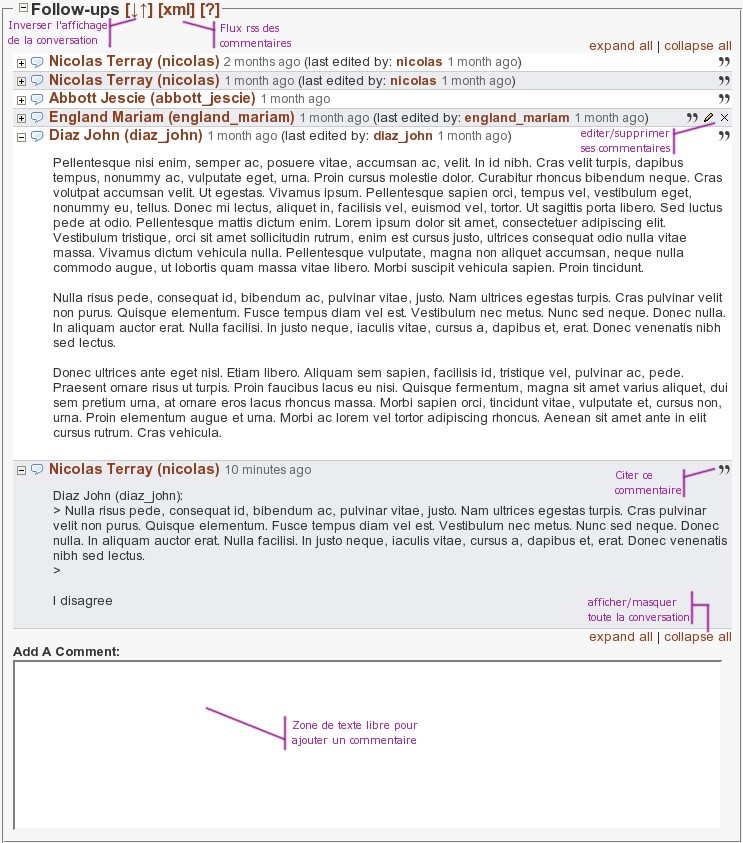
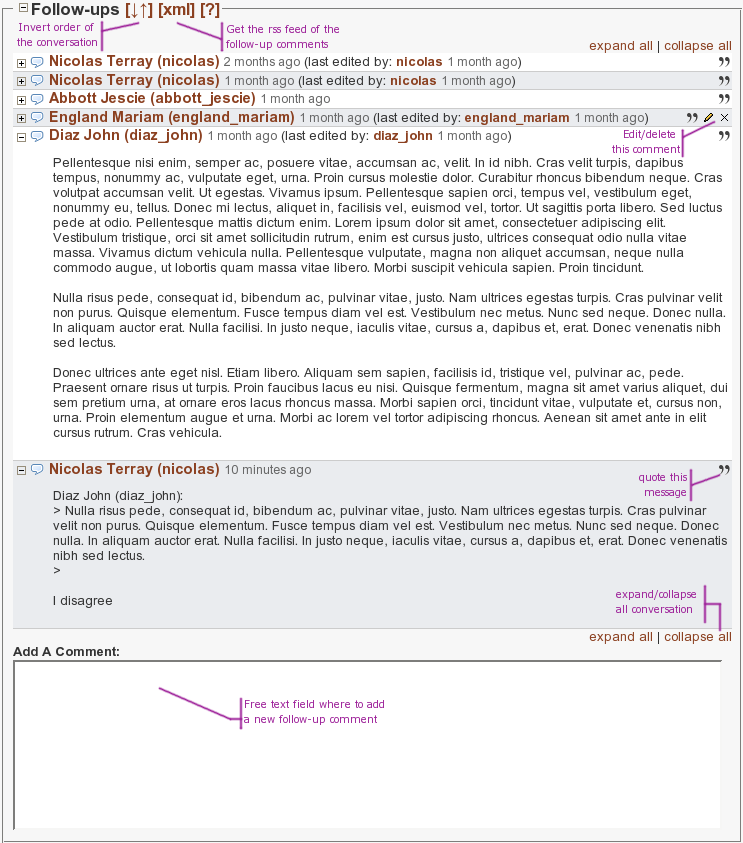
Revision of a layered 743px x 843px image; what changed, layer by layer:
added layer "Free text field where to add ..." above "expand/collapse ..." over (244, 700, 384, 725)
added layer "expand/collapse ..." above "quote this ..." over (616, 590, 696, 613)
added layer "quote this ..." above "Edit/delete ..." over (639, 473, 687, 498)
added layer "Edit/delete ..." above "Invert order of ..." over (612, 130, 680, 153)
renamed "Inverser l'affichage ..." to "Invert order of ...", painted on it over (8, 21, 107, 46)
removed layer "Flux rss des ..." over (220, 24, 291, 47)
removed layer "afficher/masquer ..." over (588, 598, 689, 621)
removed layer "editer/supprimer ..." over (581, 129, 670, 152)
removed layer "Citer ce ..." over (615, 471, 681, 494)
added layer "Get the rss feed of the ..." above "New Layer copy" over (226, 25, 339, 50)
renamed "Zone de texte libre pour ..." to "New Layer copy", painted on it over (100, 20, 722, 746)
removed layer "New Layer" over (108, 17, 716, 751)
